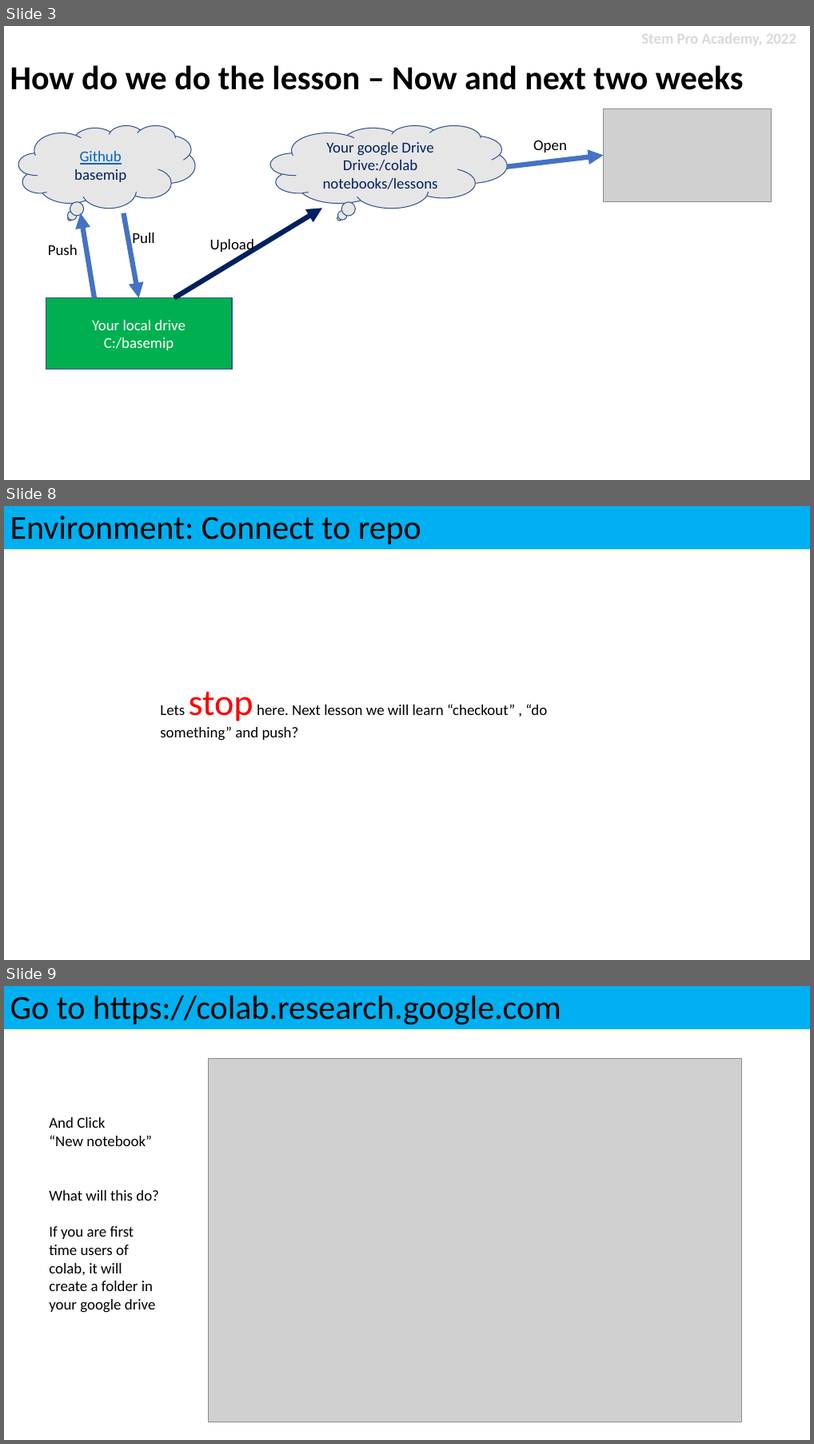
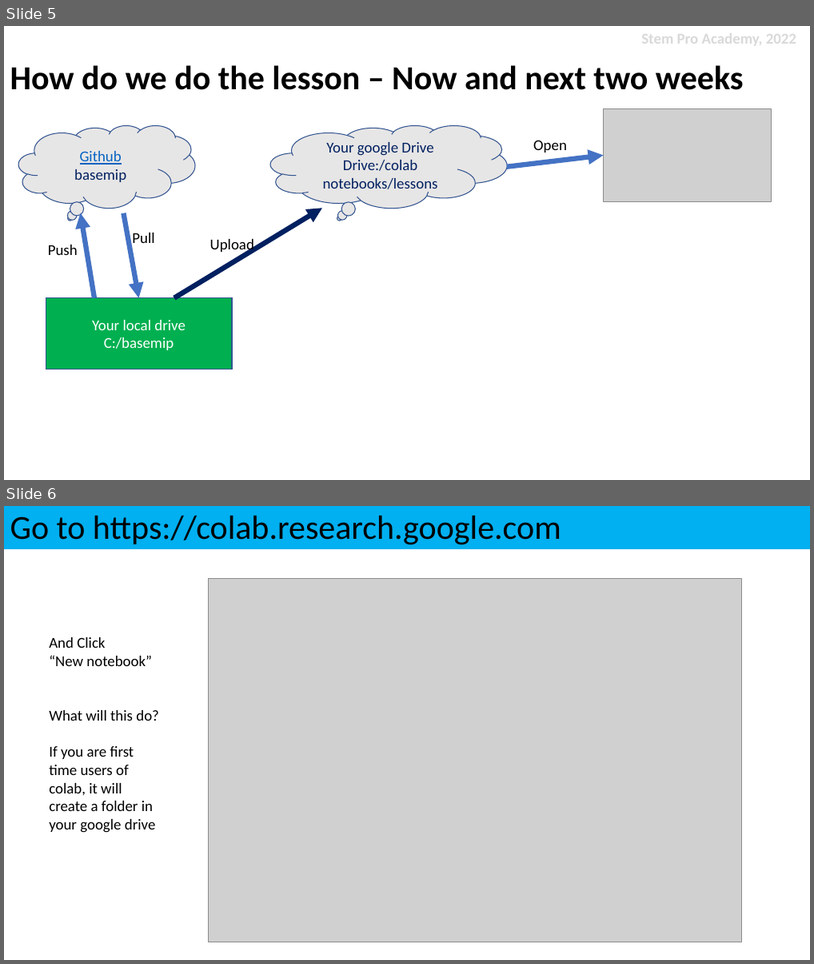
Before and after one commit to stemproaca/basemip, a slide deck: Lesssons/Lesson02.pptx. Shown one above the other, each under a label of ours: slides 3, 8 and 9 before the commit, slides 5 and 6 after it; the slides between them are not shown. The pictures are 814x1444 and 814x964 pixels, drawn with LibreOffice and Linux fonts; fonts in the diff are those of the drawing; grey boxes stand for pictures. Boxes give left, top, right and bottom in pixels: in the first picture for what was removed or moved away, otherwise in the second. Text is boxed around its words. In the diff, an @@ line names an element or a change of style, - is before the commit and + after.

Commit message:
lesson20220702 upload

```diff
--- a/Lesssons/Lesson02.pptx
+++ b/Lesssons/Lesson02.pptx
@@ slide 8 removed at (4,506,810,960), background #FFFFFF @@
@@ rectangle removed at (4,506,810,549) @@
-Environment: Connect to repo
@@ text removed at (160,704,547,740) @@
-Lets stop here. Next lesson we will learn “checkout” , “do something” and push?
@@ what was slide 3 is now slide 5 @@
@@ what was slide 9 is now slide 6 @@
```
Also in this commit, not shown: 2 slides changed, 3 slides added, 4 other slides removed, 25 other files.
